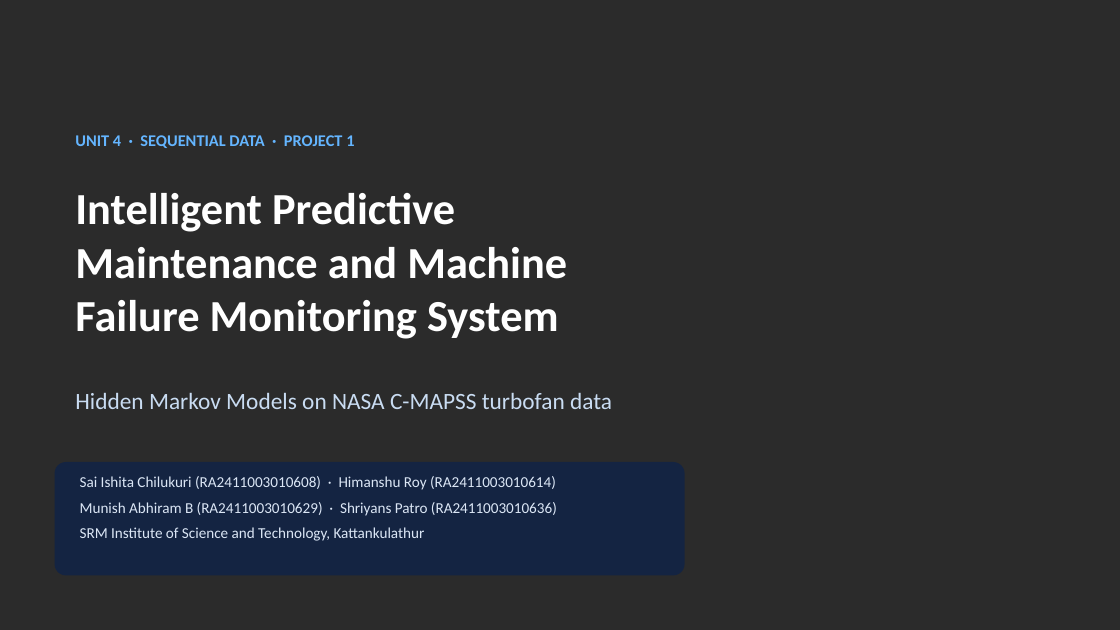
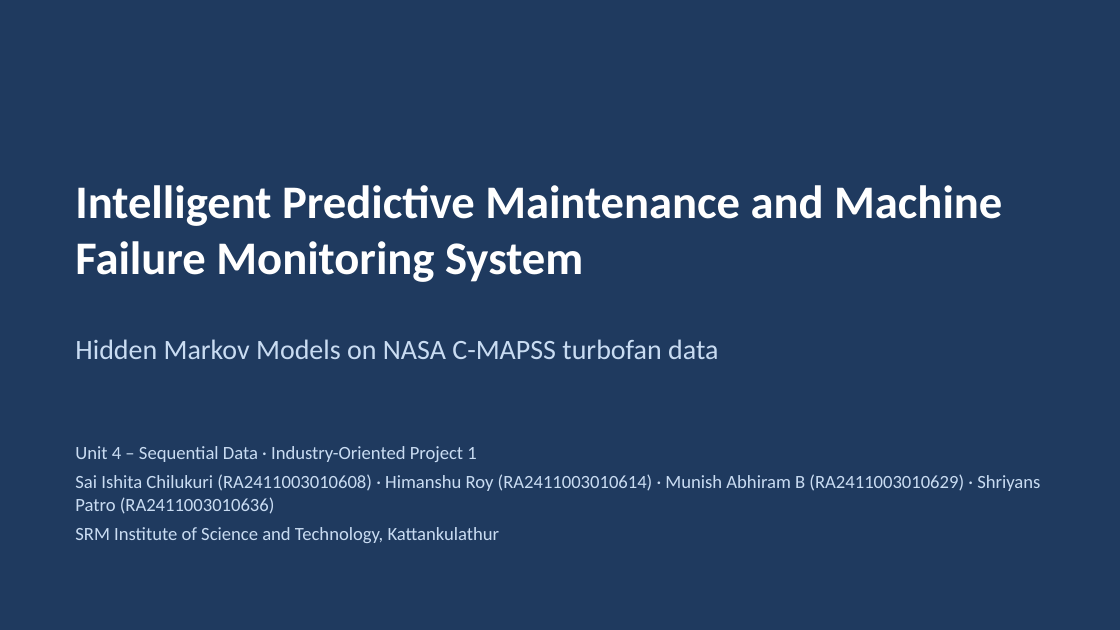
Before and after one commit to Ishita09-prog/predictive-maintenance-hmm, a slide deck: slide 1 of reports/Presentation.pptx. Drawn at 1120x630 pixels with LibreOffice and Linux fonts; fonts in the diff are those of the drawing; background and template pictures are left out; a plain dark background stands for a picture behind light text. Boxes give left, top, right and bottom in pixels: in the first picture for what was removed or moved away, otherwise in the second. Text is boxed around its words. In the diff, an @@ line names an element or a change of style, - is before the commit and + after.

```diff
--- a/reports/Presentation.pptx
+++ b/reports/Presentation.pptx
@@ background picture (left out) to #FFFFFF @@
@@ rectangle added at (0, 0, 1120, 630), fill #1F3A5F @@
@@ text removed at (75, 135, 354, 148) @@
-UNIT 4 · SEQUENTIAL DATA · PROJECT 1
@@ text "Intelligent Predictive Maintenance and Machine ...": place and size @@
-text "Intelligent Predictive Maintenance and Machine ..." at (75, 193, 567, 339)
+text "Intelligent Predictive Maintenance and Machine ..." at (75, 185, 1002, 282)
@@ text "Intelligent Predictive Maintenance and Machine ..." at (75, 185, 1002, 282): size 38 to 40 pt @@
@@ text "Hidden Markov Models on NASA ...": place and size @@
-text "Hidden Markov Models on NASA ..." at (75, 393, 612, 409)
+text "Hidden Markov Models on NASA ..." at (75, 339, 718, 359)
@@ text "Hidden Markov Models on NASA ..." at (75, 339, 718, 359): size 20 to 24 pt @@
@@ text "Unit 4 – Sequential Data ...": place and size @@
-text "Unit 4 – Sequential Data ..." at (80, 476, 557, 541)
+text "Unit 4 – Sequential Data ..." at (75, 446, 1040, 543)
@@ text at (75, 446, 1040, 514): text changed; size 13 to 16 pt; text colour #DBE6F5 to #C9DCF2 @@
-Sai Ishita Chilukuri (RA2411003010608) · Himanshu Roy (RA2411003010614)
-Munish Abhiram B (RA2411003010629) · Shriyans Patro (RA2411003010636)
+Unit 4 – Sequential Data · Industry-Oriented Project 1
+Sai Ishita Chilukuri (RA2411003010608) · Himanshu Roy (RA2411003010614) · Munish Abhiram B (RA2411003010629) · Shriyans Patro (RA2411003010636)
@@ rounded rectangle removed at (55, 462, 685, 576) @@
@@ text at (75, 527, 500, 543): size 13 to 16 pt, text colour #DBE6F5 to #C9DCF2 in "SRM Institute of Science and Technology, Kattankulathur" @@
```
Also in this commit, not shown: 13 other slides changed.
